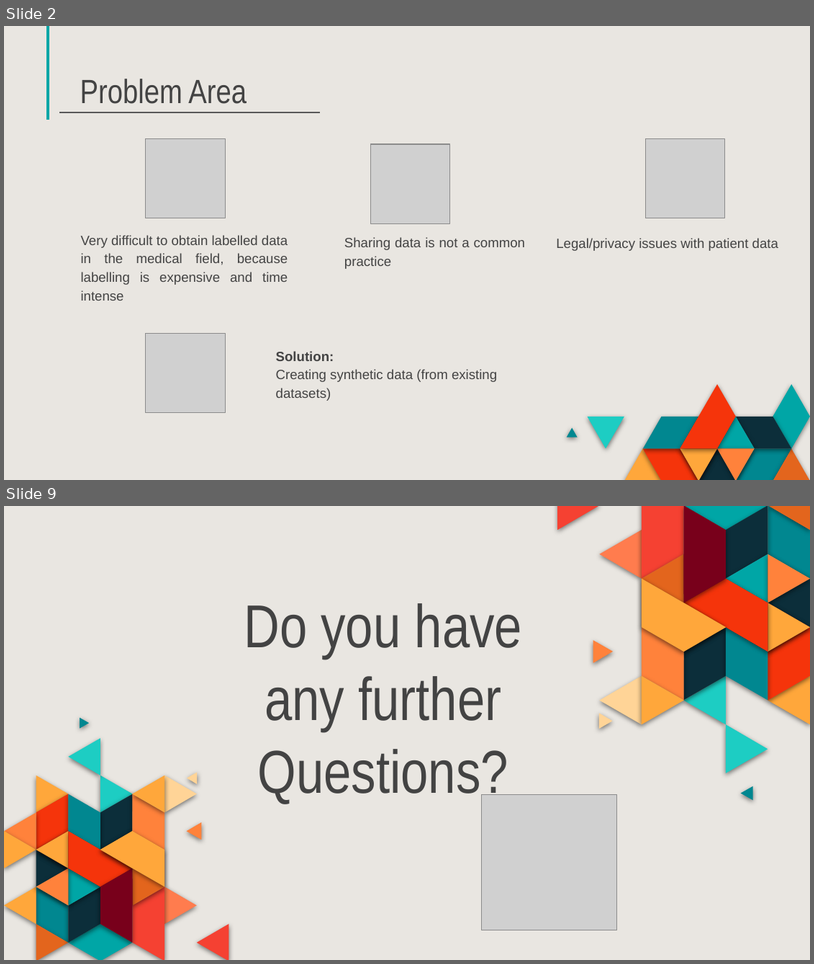
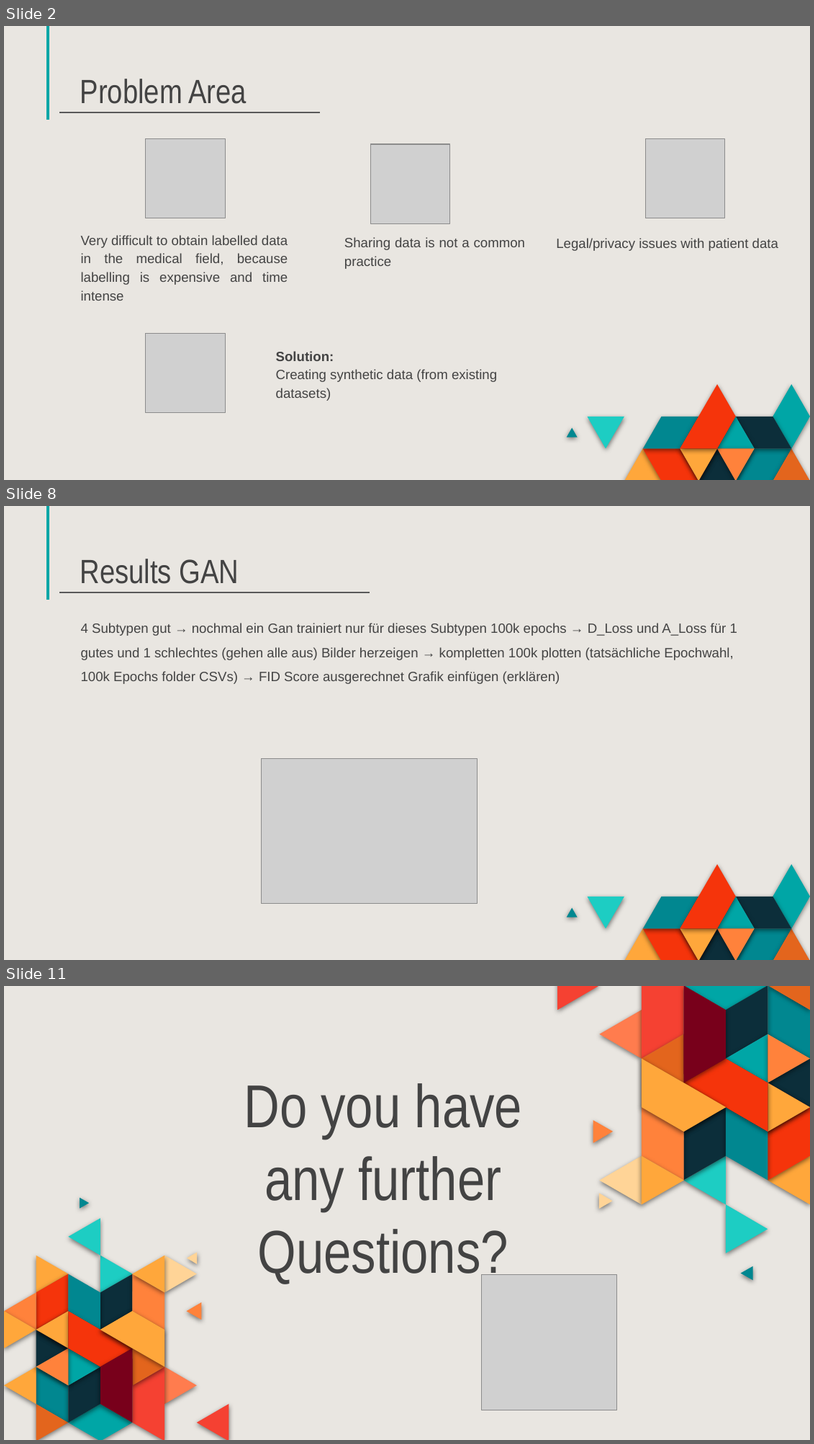
Before and after one commit to eliasmarcon/Medical_Imaging_Project, a slide deck: Presentations/Final_Presentation_Khoss_Marcon.pptx. Shown one above the other, each under a label of ours: slides 2 and 9 before the commit, slides 2, 8 and 11 after it; the slides between them are not shown. The pictures are 814x964 and 814x1444 pixels, drawn with LibreOffice and Linux fonts; fonts in the diff are those of the drawing; grey boxes stand for pictures. Boxes give left, top, right and bottom in pixels: in the first picture for what was removed or moved away, otherwise in the second. Text is boxed around its words. In the diff, an @@ line names an element or a change of style, - is before the commit and + after.

```diff
--- a/Presentations/Final_Presentation_Khoss_Marcon.pptx
+++ b/Presentations/Final_Presentation_Khoss_Marcon.pptx
@@ slide 8 added at [4, 506, 810, 960], background #E9E6E1; not listed: 19 template elements that a slide beside it also shows @@
@@ title added at [80, 559, 239, 584], 30 pt, text #434343 @@
+Results GAN
@@ line added from (59, 592) to (369, 592), #595959 1.5 pt @@
@@ text added at [81, 623, 738, 684], 12 pt, text #434343 @@
+  4 Subtypen gut → nochmal ein Gan trainiert nur für dieses Subtypen 100k epochs → D_Loss und A_Loss für 1 gutes und 1 schlechtes (gehen alle aus) Bilder herzeigen → kompletten 100k plotten (tatsächliche Epochwahl, 100k Epochs folder CSVs) → FID Score ausgerechnet Grafik einfügen (erklären)
@@ picture added at [262, 759, 478, 903] @@
@@ what was slide 9 is now slide 11 @@
```
Also in this commit, not shown: 3 slides changed, 6 other slides added, 1 other file.
